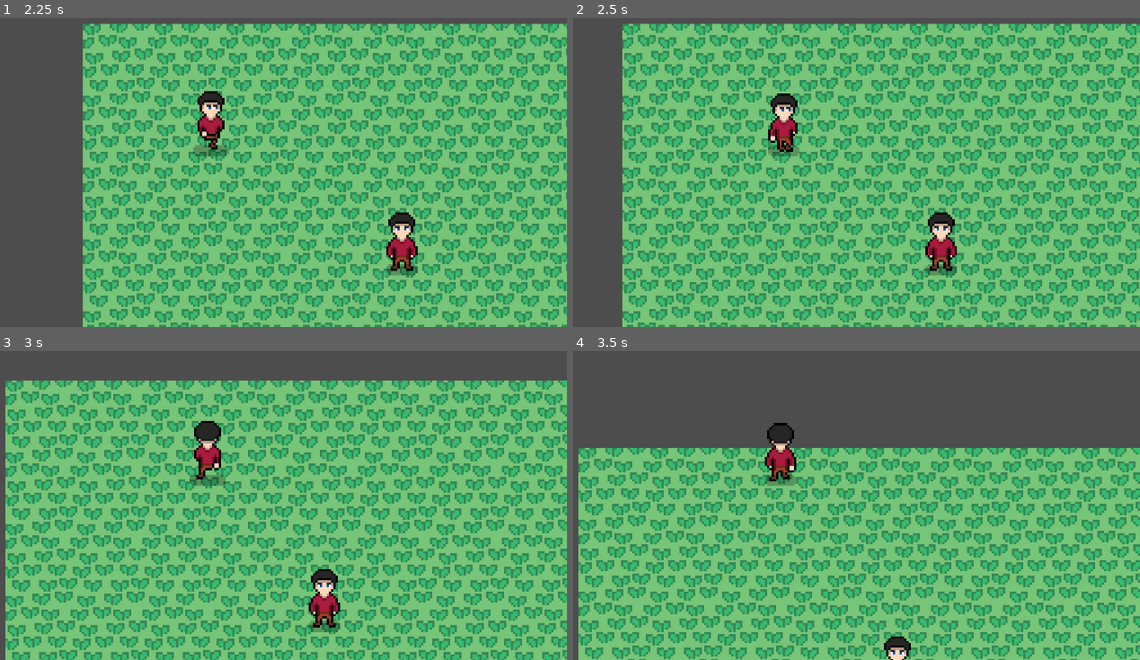
Above: before the commit, frames 1-4 (two rows, left to right).
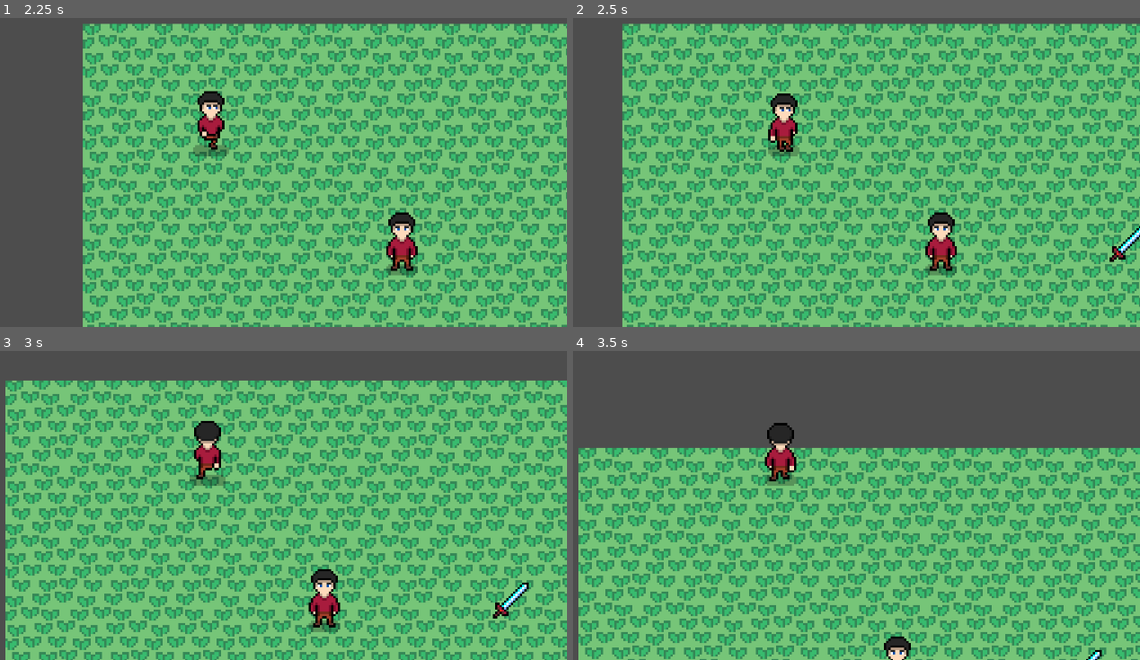
Above: after the commit, the same moments.

Repository: QuocKhangDA22TTD/rpg_game
Game: Godot game, scene res://scenes/demo.tscn
The game is run twice, just before and just after one commit, with the same random seed, the same clock (stepped at 60 frames per second) and the same inputs.
Inputs:
- Up to frame 1 (2.25 s): tap Enter at 0.5 s; hold Right (ui_right) 0.53-1.28 s; hold Down (ui_down) 1.28-2.03 s; hold Right (ui_right) from 2.03 s (still down)
- Up to frame 2 (2.5 s): keep holding Right (ui_right)
- Up to frame 3 (3 s): release Right (ui_right) at 2.78 s; hold Up (ui_up) from 2.78 s (still down)
- Up to frame 4 (3.5 s): keep holding Up (ui_up)

Frame 1 is identical in both runs. In frame 2, 0.2% of the frame differs, in the area x 94-100%, y 67-80%; in frame 3, 0.2%, in the area x 86-94%, y 75-87%; in frame 4, less than 0.1%.

Commit message:
Cập nhật chức năng drag/drop item trong script slot_ui, tạo thêm 2 instance của scene item_drop trong scene demo để test.

Diff:
--- a/scenes/demo.tscn
+++ b/scenes/demo.tscn
@@ -35,6 +35,14 @@
 position = Vector2(71, 55)
 item = ExtResource("5_7qr1p")
 
+[node name="ItemDrop2" parent="." unique_id=117685463 instance=ExtResource("5_x0xbu")]
+position = Vector2(225, 98)
+item = ExtResource("5_7qr1p")
+
+[node name="ItemDrop3" parent="." unique_id=861204232 instance=ExtResource("5_x0xbu")]
+position = Vector2(180, 184)
+item = ExtResource("5_7qr1p")
+
 [node name="UI" type="CanvasLayer" parent="." unique_id=303326724]
 
 [node name="InventoryUI" parent="UI" unique_id=1898595049 instance=ExtResource("4_vephn")]
--- a/scripts/slot_ui.gd
+++ b/scripts/slot_ui.gd
@@ -17,3 +17,32 @@
 		amount.text = str(slot.amount)
 	else:
 		amount.text = ""
+
+
+func _get_drag_data(pos):
+	if slot.is_empty():
+		return
+
+	var preview = TextureRect.new()
+	preview.texture = slot.item.icon
+	set_drag_preview(preview)
+
+	return self
+
+
+func _can_drop_data(pos, data):
+	return data is Control and data.has_method("update_ui")
+
+
+func _drop_data(pos, data):
+	var temp_item = slot.item
+	var temp_amount = slot.amount
+
+	slot.item = data.slot.item
+	slot.amount = data.slot.amount
+
+	data.slot.item = temp_item
+	data.slot.amount = temp_amount
+
+	update_ui()
+	data.update_ui()
